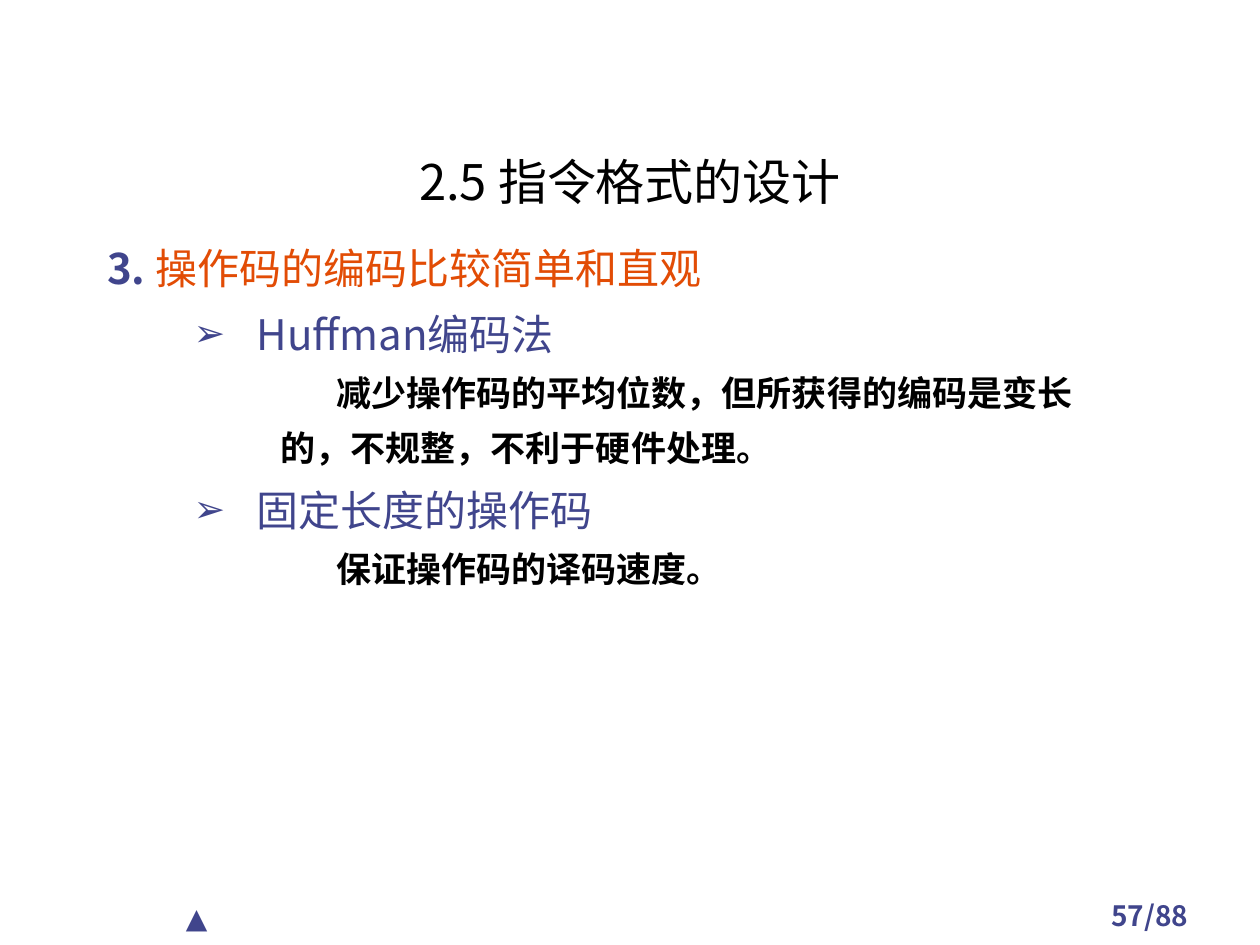
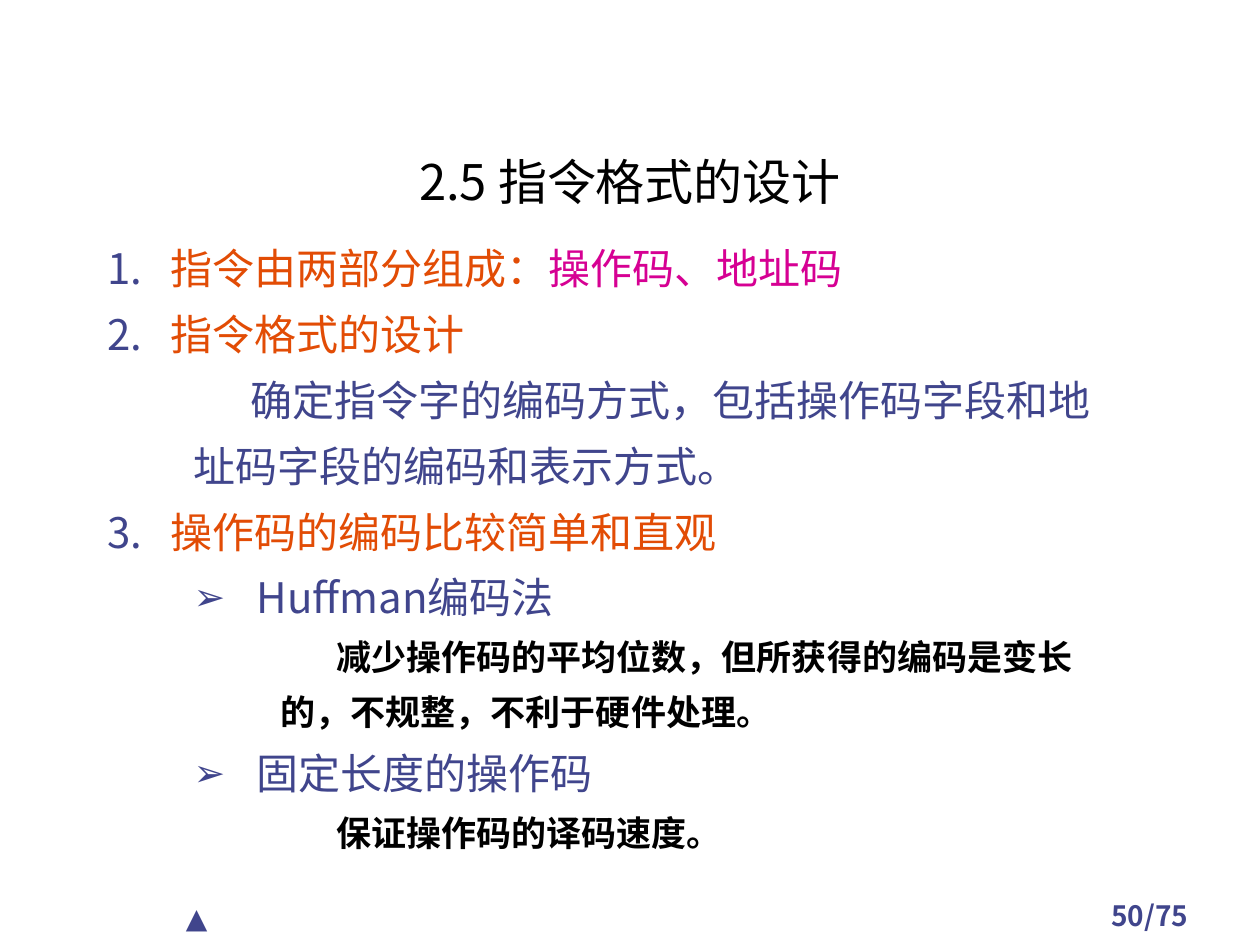
Before and after one commit to TangciuYueng/CA, a slide deck: slide 50 of 第2章 计算机指令集结构.ppt (slide 57 before the commit). Drawn at 1260x945 pixels with LibreOffice and Linux fonts; fonts in the diff are those of the drawing; background and template pictures are left out. Boxes give left, top, right and bottom in pixels: in the first picture for what was removed or moved away, otherwise in the second. Text is boxed around its words. In the diff, an @@ line names an element or a change of style, - is before the commit and + after.

```diff
--- a/第2章 计算机指令集结构.ppt
+++ b/第2章 计算机指令集结构.ppt
@@ text at bbox=[170, 248, 1090, 552]: text changed; text colour #E24C05 to #40458C @@
-3. 操作码的编码比较简单和直观
+1. 指令由两部分组成：操作码、地址码
+2. 指令格式的设计
+  确定指令字的编码方式，包括操作码字段和地
+  址码字段的编码和表示方式。
+3. 操作码的编码比较简单和直观
@@ page number at bbox=[1111, 903, 1188, 931]: text changed @@
-57/88
+50/75
```
Also in this commit, not shown: 47 other slides changed, 1 slide added, 13 slides removed, 17 other files.
